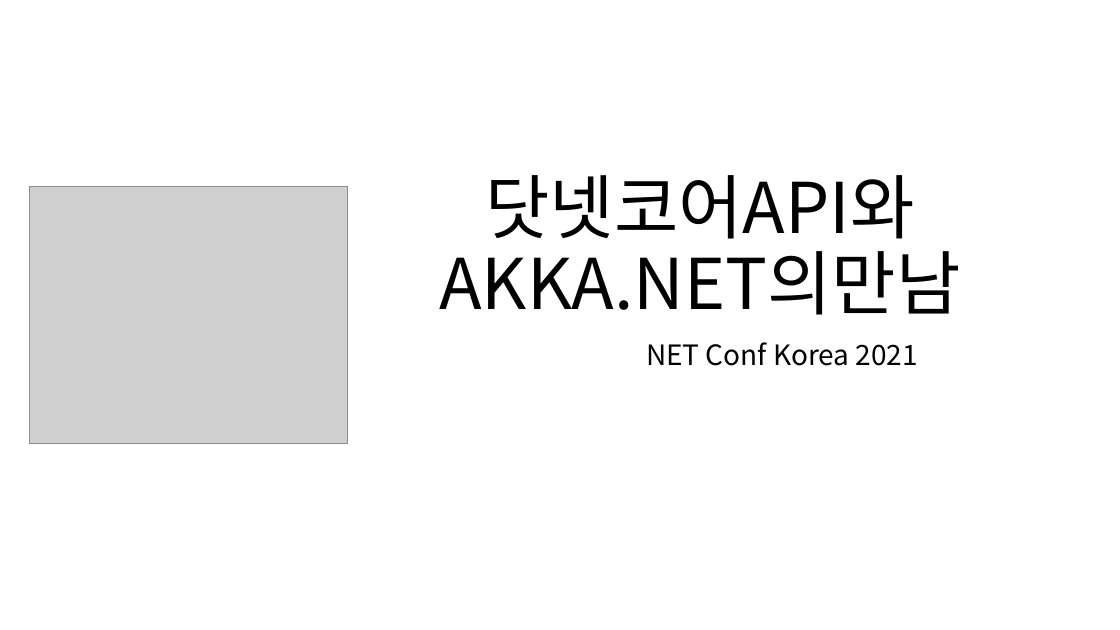
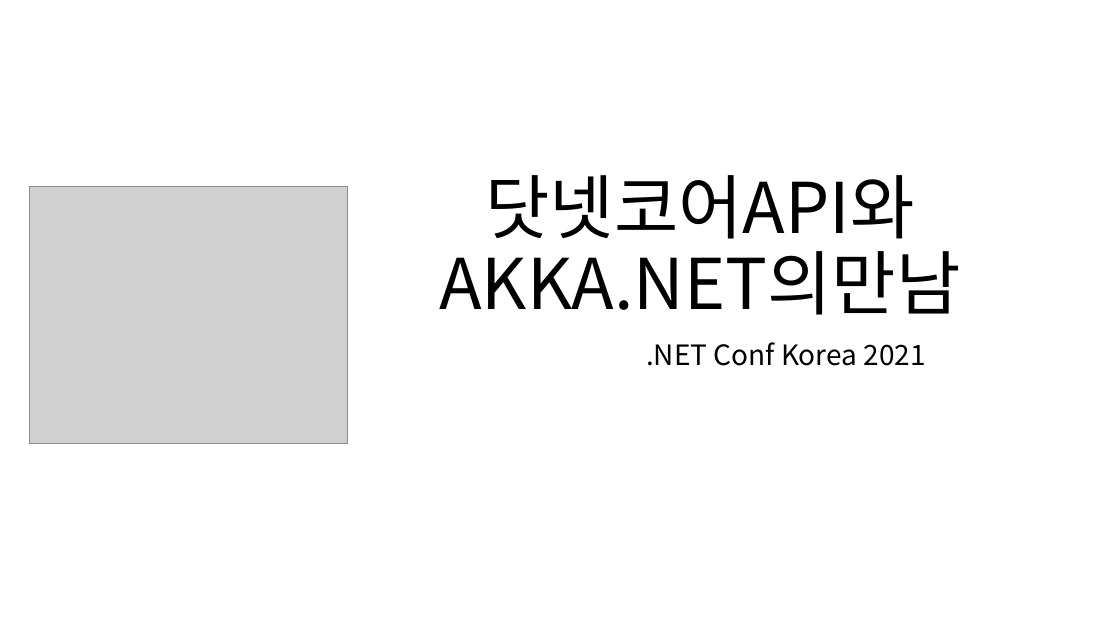
Before and after one commit to psmon/AkkaDotModule, a slide deck: slide 1 of Doc/DotCoreApiWithAkka.pptx. Drawn at 1120x630 pixels with LibreOffice and Linux fonts; fonts in the diff are those of the drawing; grey boxes stand for pictures. Boxes give left, top, right and bottom in pixels: in the first picture for what was removed or moved away, otherwise in the second. Text is boxed around its words. In the diff, an @@ line names an element or a change of style, - is before the commit and + after.

Commit message:
[doc] ppt 오타수정

```diff
--- a/Doc/DotCoreApiWithAkka.pptx
+++ b/Doc/DotCoreApiWithAkka.pptx
@@ subtitle at [646, 342, 926, 366]: text changed @@
-NET Conf Korea 2021
+.NET Conf Korea 2021
```
